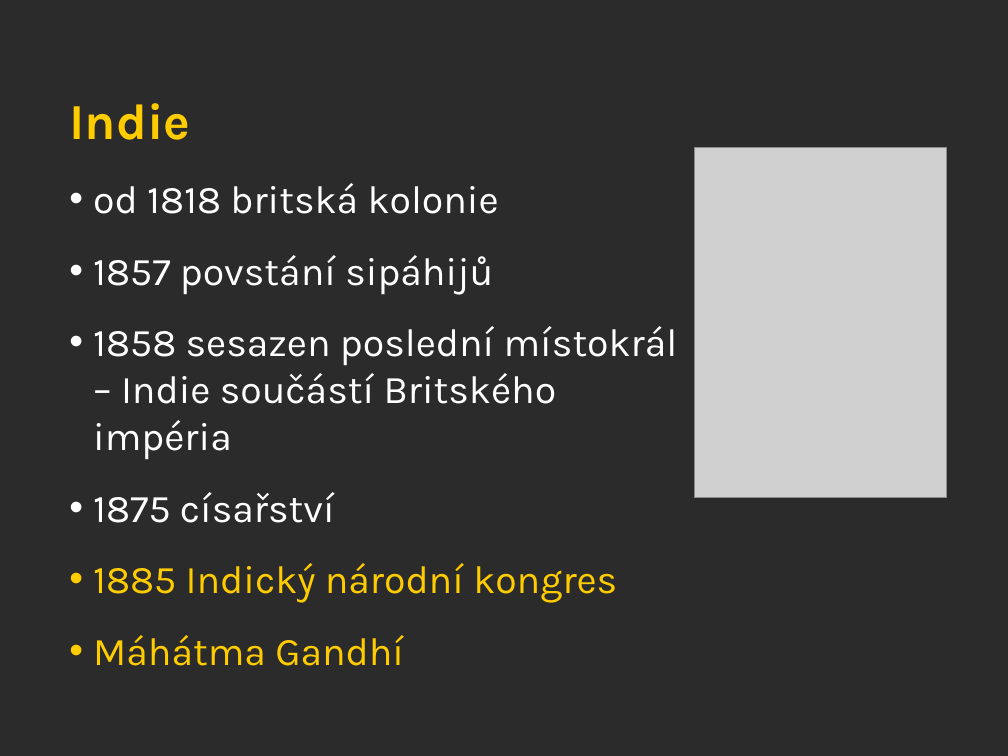
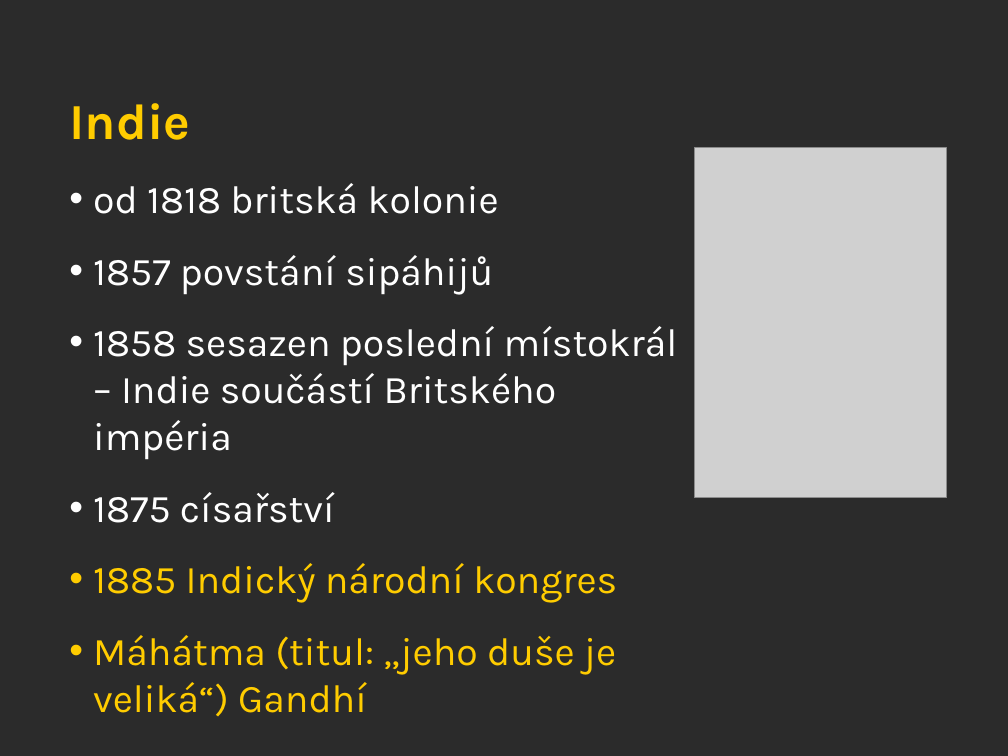
Before and after one commit to JiriKalvoda/zapisky, a slide deck: slide 17 of d/17._Kolonialni_velmoci.ppt (slide 16 before the commit). Drawn at 1008x756 pixels with LibreOffice and Linux fonts; fonts in the diff are those of the drawing; grey boxes stand for pictures; background and template pictures are left out; a plain dark background stands for a picture behind light text. Boxes give left, top, right and bottom in pixels: in the first picture for what was removed or moved away, otherwise in the second. Text is boxed around its words. In the diff, an @@ line names an element or a change of style, - is before the commit and + after.

```diff
--- a/d/17._Kolonialni_velmoci.ppt
+++ b/d/17._Kolonialni_velmoci.ppt
@@ text at (93, 635, 616, 716): text changed @@
-• Máhátma Gandhí
+• Máhátma (titul: „jeho duše je veliká“) Gandhí
```
Also in this commit, not shown: 3 other slides changed, 1 slide added, 1 other file.
